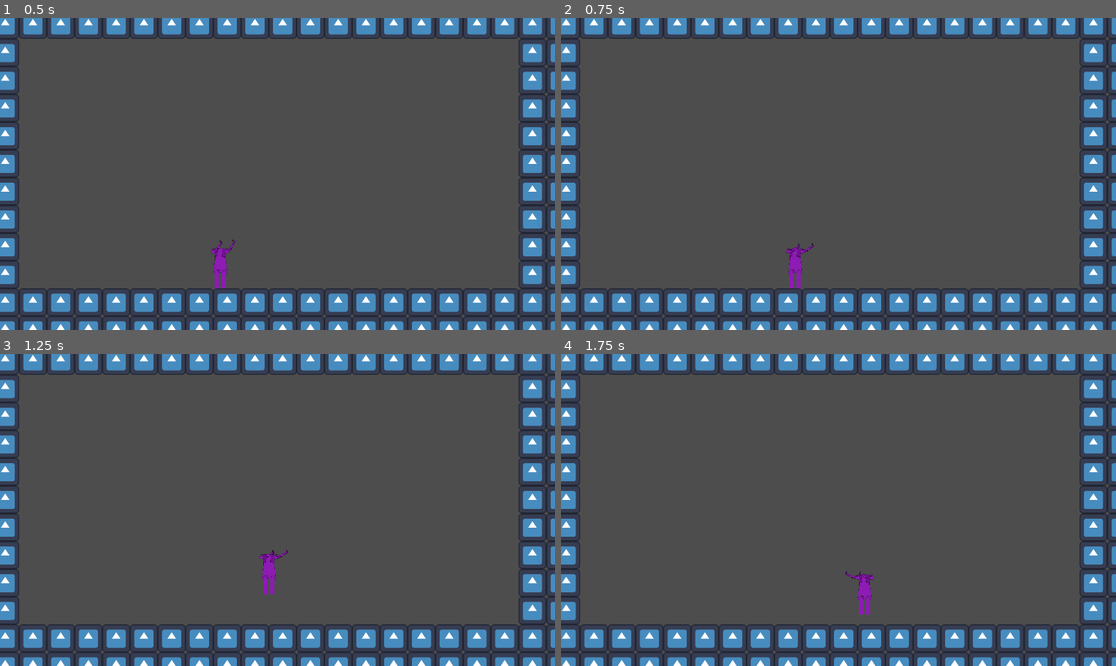
Above: before the commit, frames 1-4 (two rows, left to right).
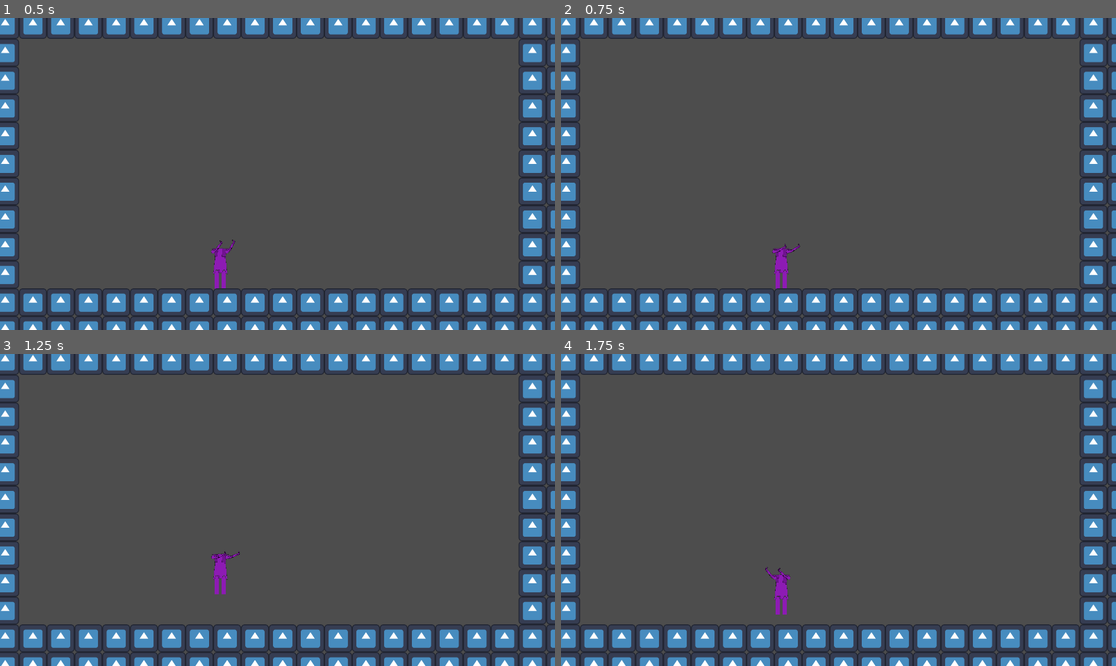
Above: after the commit, the same moments.

Repository: flowerFawn/Robot_game
Game: Godot game, scene res://levels/workshop.tscn
The game is run twice, just before and just after one commit, with the same random seed, the same clock (stepped at 60 frames per second) and the same inputs. The engine's default icon, where the game draws it, is replaced by a stand-in: a white triangle on a blue panel in a dark square.
Inputs (mouse positions are in pixels of both pictures, inside the frame that each line leads up to):
- Up to frame 1 (0.5 s): no input
- Up to frame 2 (0.75 s): tap Enter at 0.5 s; move the mouse to (960, 158) at 0.52 s; hold D (right) from 0.53 s (still down); tap E (head_action) at 0.6 s
- Up to frame 3 (1.25 s): keep holding D (right); tap Space (jump) at 0.77 s
- Up to frame 4 (1.75 s): keep holding D (right); move the mouse to (727, 525) at 1.27 s; tap F (interact) at 1.35 s; tap Space (jump) at 1.52 s

Frame 1 is identical in both runs. In frame 2, 0.5% of the frame differs, in the area x 38-46%, y 72-87%; in frame 3, 0.6%; in frame 4, 0.6%, in the area x 36-57%, y 68-84%.

Commit message:
updating movement to allow for decay, currently broken

Diff:
--- a/player_scripts/player_main.gd
+++ b/player_scripts/player_main.gd
@@ -46,7 +46,7 @@
 	#does all the movement checks
 	#runs if the player_state isn't an unmoveable state (such as sliding or disabled) and they are on the floor, while in a ladder, or just not in a ladder, or that they are in the air with only one leg
 	elif can_walk():
-		current_forces.x = take_movement_inputs()
+		handle_horizontal_movement(delta)
 	elif player_state == "walking":
 		current_forces.x = 0
 	handle_jump()
@@ -105,14 +105,25 @@
 	elif current_forces.y > 0:
 		current_forces.y = 0
 
-func take_movement_inputs():
+func handle_horizontal_movement(delta):
+	const movement_decay = 10
 	#returns a total  to set the speed to (only will be called when walking)
 	var movement_total:float = 0
-	if Input.is_action_pressed("left"):
-		movement_total -= total_speed
-	if Input.is_action_pressed("right"):
-		movement_total += total_speed
-	return movement_total
+	if Input.is_action_pressed("left") or Input.is_action_pressed("right"):
+		#it takes a second of holding the button to
+		if Input.is_action_pressed("left"):
+			print("X")
+			movement_total -= total_speed * delta
+		if Input.is_action_pressed("right"):
+			movement_total += total_speed * delta
+		clamp(current_forces.x + movement_total, -total_speed, total_speed)
+	else:
+		movement_total = movement_decay * delta
+		if current_forces.x > 0:
+			current_forces.x = clamp(current_forces.x - movement_total, 0, total_speed)
+		if 0 > current_forces.x:
+			current_forces.x = clamp(current_forces.x - movement_total, -total_speed, 0)
+
 
 func handle_jump():
 	if take_jump_input():
